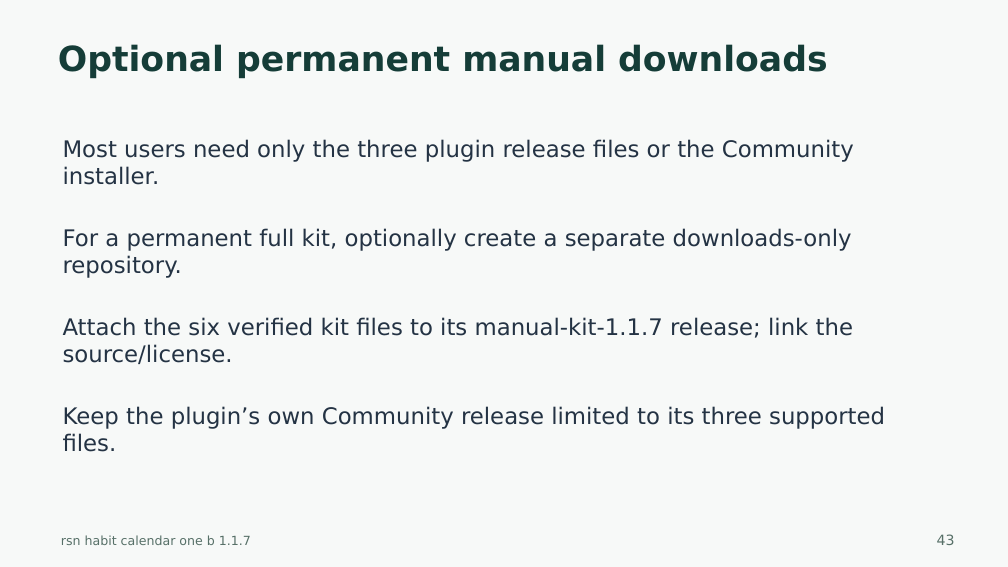
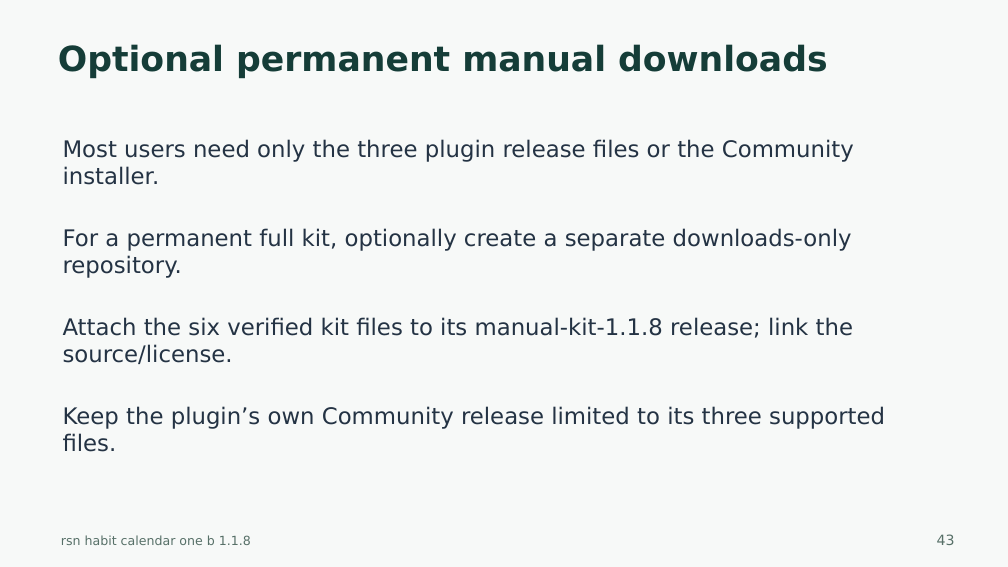
Before and after one commit to harharhari/rsn-habit-tracker-obsidian-plugin, a slide deck: slide 43 of docs/rsn-habit-calendar-one-b-tutorial.pptx. Drawn at 1008x567 pixels with LibreOffice and Linux fonts; fonts in the diff are those of the drawing. Boxes give left, top, right and bottom in pixels: in the first picture for what was removed or moved away, otherwise in the second. Text is boxed around its words. In the diff, an @@ line names an element or a change of style, - is before the commit and + after.

Commit message:
1. Warning taken care of: CSS lint 2. Habit Tracker Version 1.1.8 3. as on 2026-10-27

```diff
--- a/docs/rsn-habit-calendar-one-b-tutorial.pptx
+++ b/docs/rsn-habit-calendar-one-b-tutorial.pptx
@@ text at <box>63,317,853,364</box>: text changed @@
-Attach the six verified kit files to its manual-kit-1.1.7 release; link the source/license.
+Attach the six verified kit files to its manual-kit-1.1.8 release; link the source/license.
@@ text at <box>61,535,251,545</box>: text changed @@
-rsn habit calendar one b 1.1.7
+rsn habit calendar one b 1.1.8
```
Also in this commit, not shown: 44 other slides changed, 31 other files.
